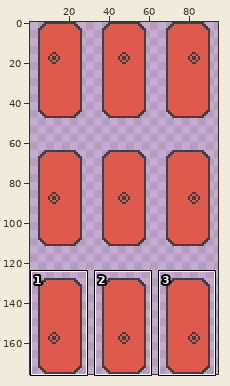
Two states of a pixel-art file, assets/actor/enemy/aseprite/enemy.aseprite. Above: a wide view before the commit, with the close-up outlined.
Close-up. First the earlier version:
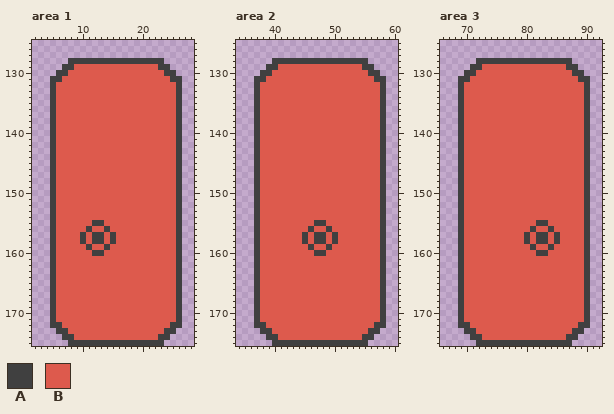
96x176 pixels, 1 frame. Shown: area 1: x 2..28, y 125..175; area 2: x 34..60, y 125..175; area 3: x 66..92, y 125..175. The wide view leaves out empty margins. The commit also changed other parts of the picture, which this record leaves out.
Palette (. is transparent): A #404040  B #dd5a4d
New version:
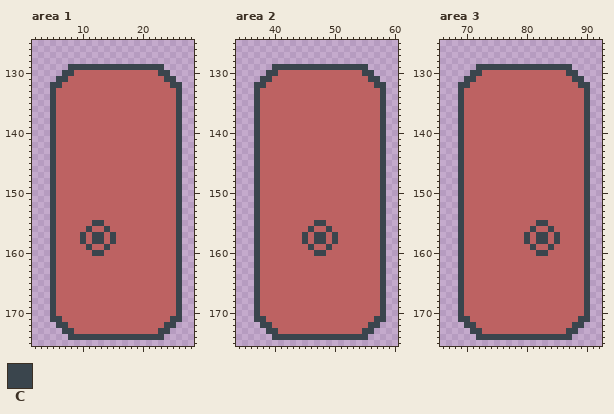
Colours new in this view: C #3a454d
From old to new:
colour B: #dd5a4d -> #bd6262
Area 1:
y 128: x 8..23 AAAAAAAAAAAAAAAA -> ................
y 129: x 7..24 AABBBBBBBBBBBBBBAA -> .CCCCCCCCCCCCCCCC.
y 130: x 6..8 AAB -> .CC; x 23..25 BAA -> CC.
y 131: x 5..7 AAB -> .CC; x 24..26 BAA -> CC.
y 132: x 5..6 AB -> CC; x 25..26 BA -> CC
y 133..154: x 5 A -> C; x 26 A -> C
y 155: x 5 A -> C; x 12..13 AA -> CC; x 26 A -> C
y 156: x 5 A -> C; x 11 A -> C; x 14 A -> C; x 26 A -> C
y 157..158: x 5 A -> C; x 10 A -> C; x 12..13 AA -> CC; x 15 A -> C; x 26 A -> C
y 159: x 5 A -> C; x 11 A -> C; x 14 A -> C; x 26 A -> C
y 160: x 5 A -> C; x 12..13 AA -> CC; x 26 A -> C
y 161..170: x 5 A -> C; x 26 A -> C
y 171: x 5..6 AB -> CC; x 25..26 BA -> CC
y 172: x 5..7 AAB -> .CC; x 24..26 BAA -> CC.
y 173: x 6..8 AAB -> .CC; x 23..25 BAA -> CC.
y 174: x 7..24 AABBBBBBBBBBBBBBAA -> .CCCCCCCCCCCCCCCC.
y 175: x 8..23 AAAAAAAAAAAAAAAA -> ................
Area 2:
y 128: x 40..55 AAAAAAAAAAAAAAAA -> ................
y 129: x 39..56 AABBBBBBBBBBBBBBAA -> .CCCCCCCCCCCCCCCC.
y 130: x 38..40 AAB -> .CC; x 55..57 BAA -> CC.
y 131: x 37..39 AAB -> .CC; x 56..58 BAA -> CC.
y 132: x 37..38 AB -> CC; x 57..58 BA -> CC
y 133..154: x 37 A -> C; x 58 A -> C
y 155: x 37 A -> C; x 47..48 AA -> CC; x 58 A -> C
y 156: x 37 A -> C; x 46 A -> C; x 49 A -> C; x 58 A -> C
y 157..158: x 37 A -> C; x 45 A -> C; x 47..48 AA -> CC; x 50 A -> C; x 58 A -> C
y 159: x 37 A -> C; x 46 A -> C; x 49 A -> C; x 58 A -> C
y 160: x 37 A -> C; x 47..48 AA -> CC; x 58 A -> C
y 161..170: x 37 A -> C; x 58 A -> C
y 171: x 37..38 AB -> CC; x 57..58 BA -> CC
y 172: x 37..39 AAB -> .CC; x 56..58 BAA -> CC.
y 173: x 38..40 AAB -> .CC; x 55..57 BAA -> CC.
y 174: x 39..56 AABBBBBBBBBBBBBBAA -> .CCCCCCCCCCCCCCCC.
y 175: x 40..55 AAAAAAAAAAAAAAAA -> ................
Area 3:
y 128: x 72..87 AAAAAAAAAAAAAAAA -> ................
y 129: x 71..88 AABBBBBBBBBBBBBBAA -> .CCCCCCCCCCCCCCCC.
y 130: x 70..72 AAB -> .CC; x 87..89 BAA -> CC.
y 131: x 69..71 AAB -> .CC; x 88..90 BAA -> CC.
y 132: x 69..70 AB -> CC; x 89..90 BA -> CC
y 133..154: x 69 A -> C; x 90 A -> C
y 155: x 69 A -> C; x 82..83 AA -> CC; x 90 A -> C
y 156: x 69 A -> C; x 81 A -> C; x 84 A -> C; x 90 A -> C
y 157..158: x 69 A -> C; x 80 A -> C; x 82..83 AA -> CC; x 85 A -> C; x 90 A -> C
y 159: x 69 A -> C; x 81 A -> C; x 84 A -> C; x 90 A -> C
y 160: x 69 A -> C; x 82..83 AA -> CC; x 90 A -> C
y 161..170: x 69 A -> C; x 90 A -> C
y 171: x 69..70 AB -> CC; x 89..90 BA -> CC
y 172: x 69..71 AAB -> .CC; x 88..90 BAA -> CC.
y 173: x 70..72 AAB -> .CC; x 87..89 BAA -> CC.
y 174: x 71..88 AABBBBBBBBBBBBBBAA -> .CCCCCCCCCCCCCCCC.
y 175: x 72..87 AAAAAAAAAAAAAAAA -> ................
Pixel boxes of the changes (left, top, right, bottom) in both close-ups:
changed: (50, 58, 182, 346)
changed: (254, 58, 386, 346)
changed: (458, 58, 590, 346)
